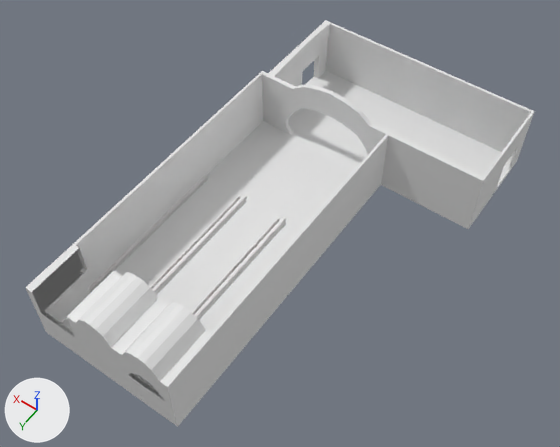
What one commit did to the Blender file art/models/props/Bowling_Alley_Frame/Bowling_Alley_Frame.blend.
Rendered twice from a 50 mm lens placed at (-22.1, 34.8, 54.6), pointed at (1.2, 2.2, 3.4). Every picture has the same lights, and +X, +Y and +Z are marked at lower left. The older version comes first.

Script lines for the objects in view, before the commit:
```python
me_plane_001 = bpy.data.meshes.new('Plane.001')
me_plane_001.from_pydata(...)  # 1021 vertices, 1012 faces; spans x -11.3..11.5, y -19.2..20.0, z 0.0..8.0
ob_lobby___alley = bpy.data.objects.new('Lobby + Alley', me_plane_001)
ob_lobby___alley.location = (0.0, 0.0, 0.0)
```
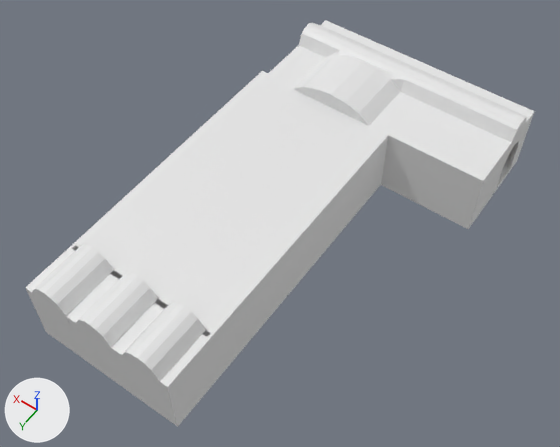
What the commit changed:
me_plane_001 is used by ob_lobby___alley; location (0.0, 0.0, 0.0).
me_plane_001 had 1021 vertices, 1012 faces and spanned x -11.3..11.5, y -19.2..20.0, z 0.0..8.0.
me_plane_001 now has 1455 vertices, 1454 faces and spans x -11.3..11.5, y -19.2..20.0, z 0.0..8.0.
me_plane_001 part 1: 44 vertices moved from x -11.3..10.9, y -16.9..20.0, z 2.1..6.5 to x -11.3..10.9, y -16.9..20.0, z 2.0..8.0; 434 vertices added at x -11.3..10.9, y -19.2..20.0, z 0.0..8.0.

Where the change shows, as pixel boxes (x1, y1, x2, y2) in the pictures (560 x 447 px):
part 1 of me_plane_001, built on: before (90, 30, 526, 377); after (32, 20, 531, 422)
